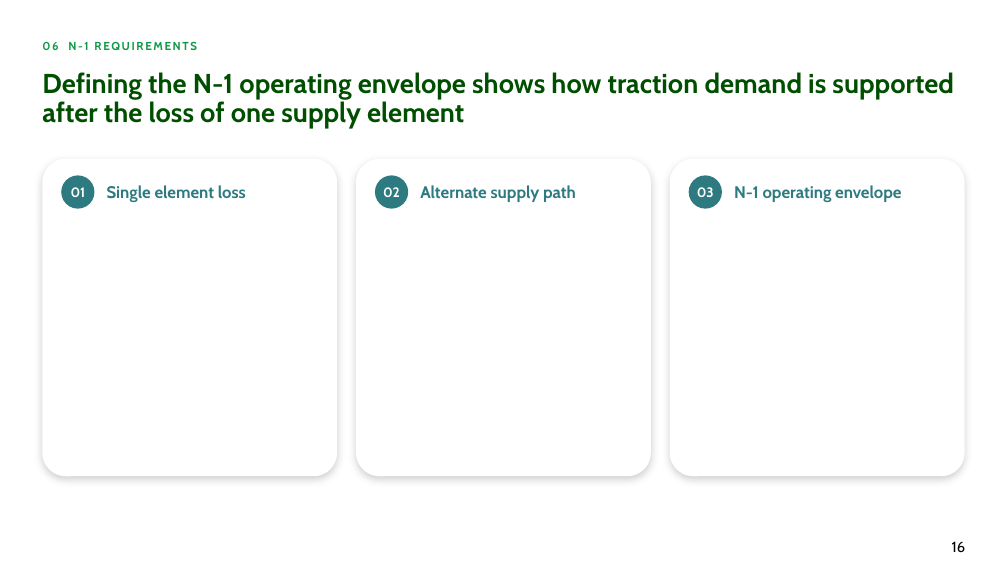
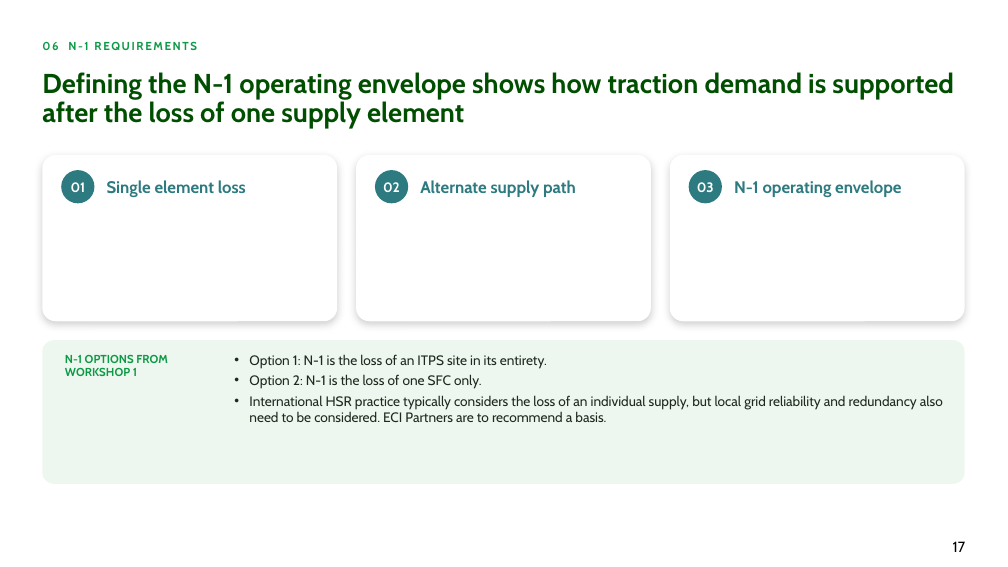
Before and after one commit to alyciawolf02/claude, a slide deck: slide 17 of deliverables/GoFar_Power_and_Grid_Connection_2_Workshop_Structure.pptx (slide 16 before the commit). Drawn at 1008x567 pixels with LibreOffice and Linux fonts; fonts in the diff are those of the drawing; background and template pictures are left out. Boxes give left, top, right and bottom in pixels: in the first picture for what was removed or moved away, otherwise in the second. Text is boxed around its words. In the diff, an @@ line names an element or a change of style, - is before the commit and + after.

```diff
--- a/deliverables/GoFar_Power_and_Grid_Connection_2_Workshop_Structure.pptx
+++ b/deliverables/GoFar_Power_and_Grid_Connection_2_Workshop_Structure.pptx
@@ rounded rectangle: place and size @@
-rounded rectangle at [42, 159, 337, 476]
+rounded rectangle at [42, 155, 337, 321]
@@ rounded rectangle: place and size @@
-rounded rectangle at [356, 159, 651, 476]
+rounded rectangle at [356, 155, 651, 321]
@@ rounded rectangle: place and size @@
-rounded rectangle at [670, 159, 965, 476]
+rounded rectangle at [670, 155, 965, 321]
@@ 3 ellipses, 3 texts: place and size @@
-3 ellipses, 3 texts at [61, 175, 901, 209]
+3 ellipses, 3 texts at [61, 170, 901, 203]
@@ rounded rectangle added at [42, 340, 965, 484], fill #EEF7EF @@
@@ text added at [65, 355, 168, 376], 11 pt, text #0D9946, bold @@
+N-1 OPTIONS FROM WORKSHOP 1
@@ text added at [249, 354, 943, 422], 13 pt, text #1F2A1F @@
+• Option 1: N-1 is the loss of an ITPS site in its entirety.
+• Option 2: N-1 is the loss of one SFC only.
+• International HSR practice typically considers the loss of an individual supply, but local grid reliability and redundancy also need to be considered. ECI Partners are to recommend a basis.
@@ page number at [953, 541, 966, 552]: text changed @@
-16
+17
```
Also in this commit, not shown: 9 other slides changed, 1 slide added.
